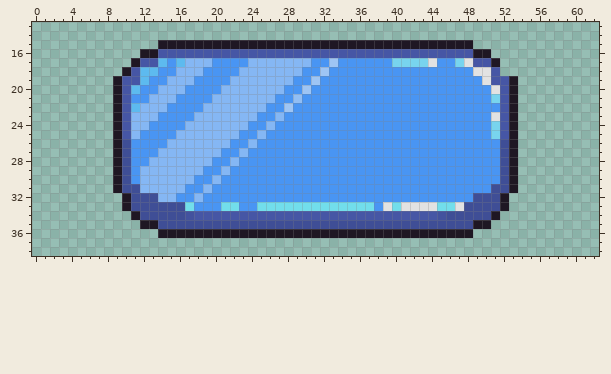
Two states of a pixel-art sprite, Button/button-clicked.png. The first picture shows the starting point.
The file is 252x156 pixels, drawn in blocks of 4x4; one block is one cell here. Colours within 5 levels of each other are drawn and written as one. Shown: x 0..62, y 13..38.
The same view after the edit:
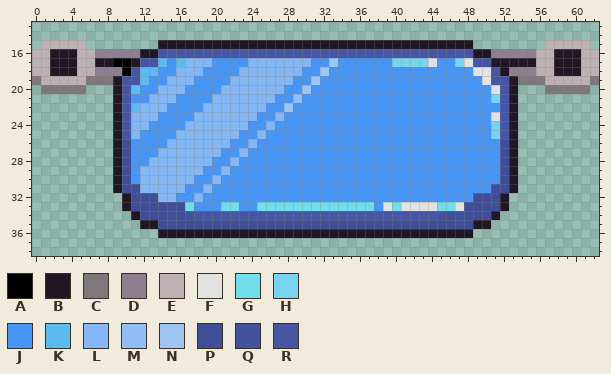
Palette (. is transparent): A #000000  B #1f1723  C #7d787a  D #8c7f90  E #bcb0b3  F #e2e2e2  G #72deeb  H #78d4ee  J #4995f3  K #5dbaef  L #85b7f4  M #91bef4  N #9ec5f4  P #3f4e96  Q #43529e  R #4656a5
Changes in this commit:
Changed rows in their new state; - is an unchanged pixel.
first column x 0:
15 -EEEEE---------------------------------------------------EEEEE-
16 EEBBBEEDDDDD---------------------------------------DDDDDEEBBBEE
17 EEBBBEEBBAA-----------------------------------------BBBBEEBBBEE
18 EEBBBEEDDDA-----------------------------------------BDDDEEBBBEE
19 CEEEEECCC---------------------------------------------CCCEEEEEC
20 -CCCCC---------------------------------------------------CCCCC-
Pixel boxes of the changes (left, top, right, bottom) in both pictures:
changed: (32, 40, 140, 94)
added: (491, 40, 599, 94)
